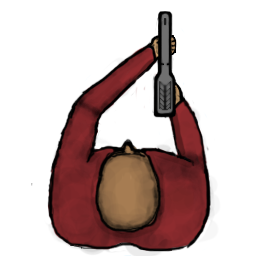
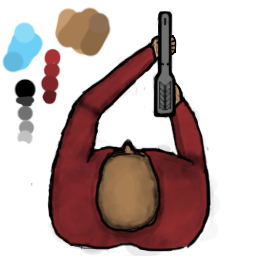
The second w=256, h=256 image is a revision of the first. Changes to its layers:
showed "Swatches" over (x1=2, y1=7, x2=111, y2=145)
